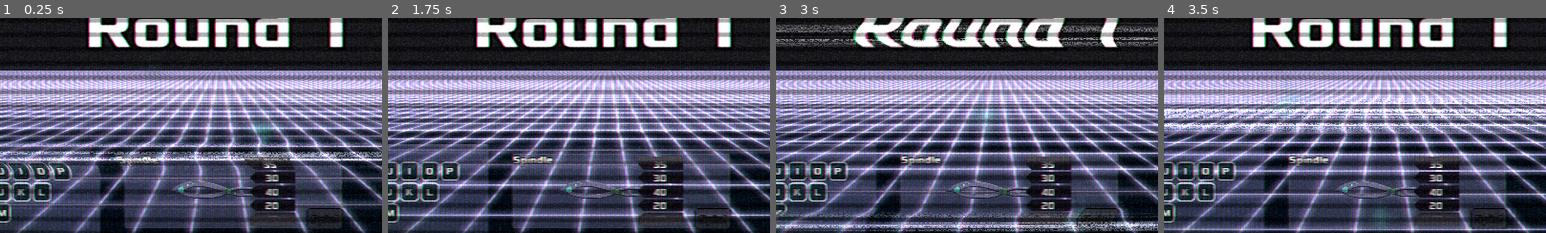
Above: before the commit, frames 1-4 (left to right).
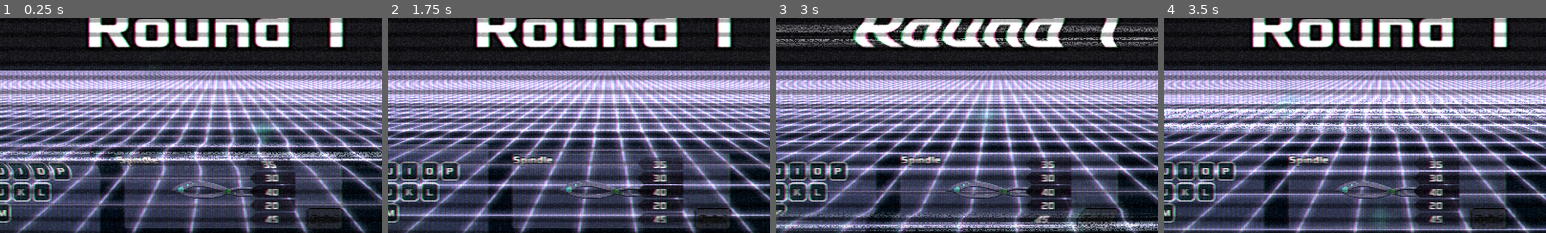
Above: after the commit, the same moments.

Repository: zacryol/spindle-of-serendipity
Game: Godot game, scene res://game/GamePanel.tscn
Two runs of this game, one before a commit and one after it. Both use one fixed random seed, a clock stepped at 60 frames per second and the inputs below. This scene is started directly instead of the project's main scene.
Inputs:
- Up to frame 1 (0.25 s): no input
- Up to frame 2 (1.75 s): tap Enter at 0.5 s; tap Backspace at 0.6 s; hold A from 1.28 s (still down); tap Z at 1.35 s
- Up to frame 3 (3 s): release A at 2.03 s; tap Backspace at 2.1 s; tap Z at 2.85 s
- Up to frame 4 (3.5 s): no input
The pictures show only the part of the screen within x 21-71%, y 48-98%; the shares and areas given below are measured in that part.

The runs differ from the first frame. In frame 1, 0.8% of the frame differs, in the area x 63-78%, y 64-97%; in frame 2, 0.9%, in the area x 65-78%, y 64-97%; in frame 3, 0.7%; in frame 4, 0.8%.
Error in both runs: Division By Zero in operator '%'. (res://system/singletons/EntryManager.gd:103)

Commit message:
Added fade shader on spindle scores

Diff:
--- a/godot/game/components/ScoreItem.tscn
+++ b/godot/game/components/ScoreItem.tscn
@@ -15,6 +15,7 @@
 font_data = ExtResource( 1 )
 
 [node name="ScoreItem" type="Panel"]
+use_parent_material = true
 margin_right = 75.0
 margin_bottom = 19.0
 size_flags_vertical = 3
--- a/godot/game/components/SpindleScores.gd
+++ b/godot/game/components/SpindleScores.gd
@@ -47,6 +47,15 @@
 	scores.append(-25)
 	set_values()
 
+	yield(get_tree(), "idle_frame")
+	var center_y := rect_global_position.y + (rect_size.y / 2.0)
+	(material as ShaderMaterial).set_shader_param("base_y", center_y)
+	print(center_y)
+
+
+func _process(delta: float) -> void:
+	pass
+
 
 func set_values() -> void:
 	assert(score_items.size() <= scores.size())
--- a/godot/game/components/SpindleScores.tscn
+++ b/godot/game/components/SpindleScores.tscn
@@ -1,7 +1,31 @@
-[gd_scene load_steps=4 format=2]
+[gd_scene load_steps=6 format=2]
 
 [ext_resource path="res://game/components/SpindleScores.gd" type="Script" id=1]
 [ext_resource path="res://game/components/ScoreItem.tscn" type="PackedScene" id=2]
+
+[sub_resource type="Shader" id=2]
+code = "shader_type canvas_item;
+
+uniform float base_y;
+uniform float fade_start_at;
+uniform bool active = false;
+uniform float fade_speed = 0.01;
+
+void fragment() {
+	float suv_y = SCREEN_UV.y;
+
+	float true_y = 720.0 * (1.0 - suv_y);
+	float dist = abs(true_y - base_y);
+
+	COLOR.a = max(0, 1.0 - (dist * fade_speed));
+}"
+
+[sub_resource type="ShaderMaterial" id=3]
+shader = SubResource( 2 )
+shader_param/base_y = 62.5
+shader_param/fade_start_at = null
+shader_param/active = true
+shader_param/fade_speed = 0.01
 
 [sub_resource type="StyleBoxFlat" id=1]
 bg_color = Color( 0.23258, 0.2262, 0.29, 1 )
@@ -9,6 +33,7 @@
 shadow_size = 9
 
 [node name="SpindleScores" type="Control"]
+material = SubResource( 3 )
 margin_left = 210.0
 margin_top = 5.0
 margin_right = 285.0
@@ -21,6 +46,7 @@
 }
 
 [node name="VBoxContainer" type="VBoxContainer" parent="."]
+use_parent_material = true
 anchor_right = 1.0
 anchor_bottom = 1.0
 margin_top = -20.0
@@ -58,6 +84,7 @@
 mouse_filter = 2
 
 [node name="Panel" type="Panel" parent="."]
+visible = false
 margin_left = -29.0
 margin_top = -28.6818
 margin_right = 104.0
@@ -69,6 +96,7 @@
 }
 
 [node name="Panel2" type="Panel" parent="."]
+visible = false
 margin_left = -25.6364
 margin_top = 102.078
 margin_right = 107.364
